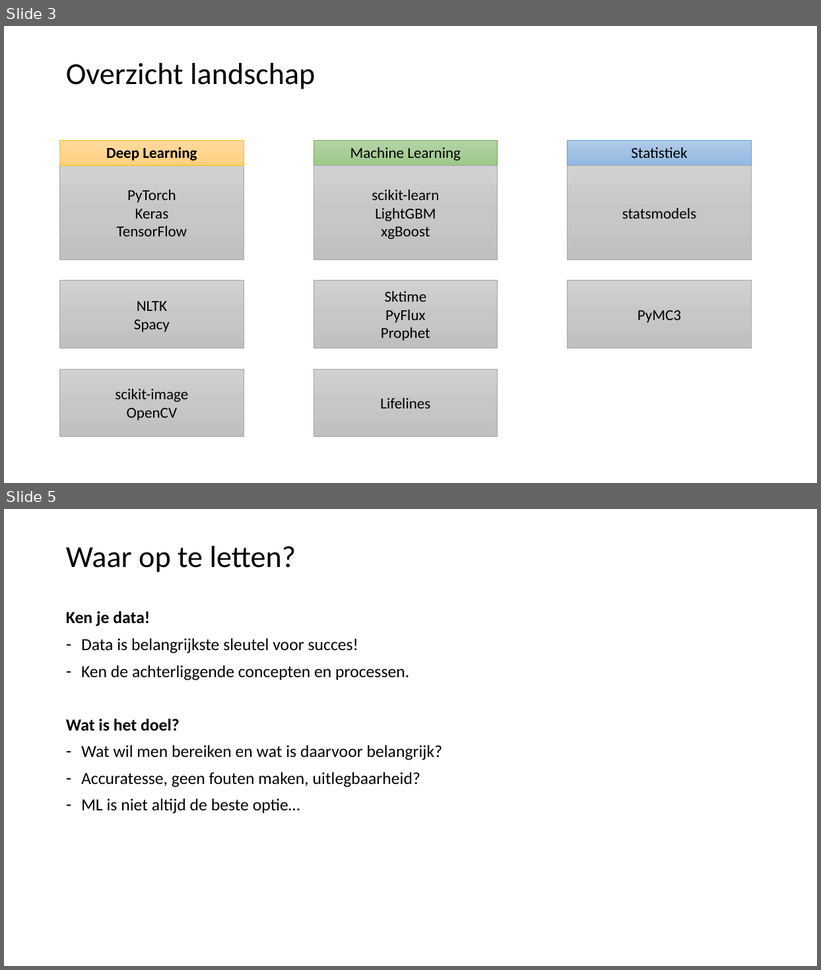
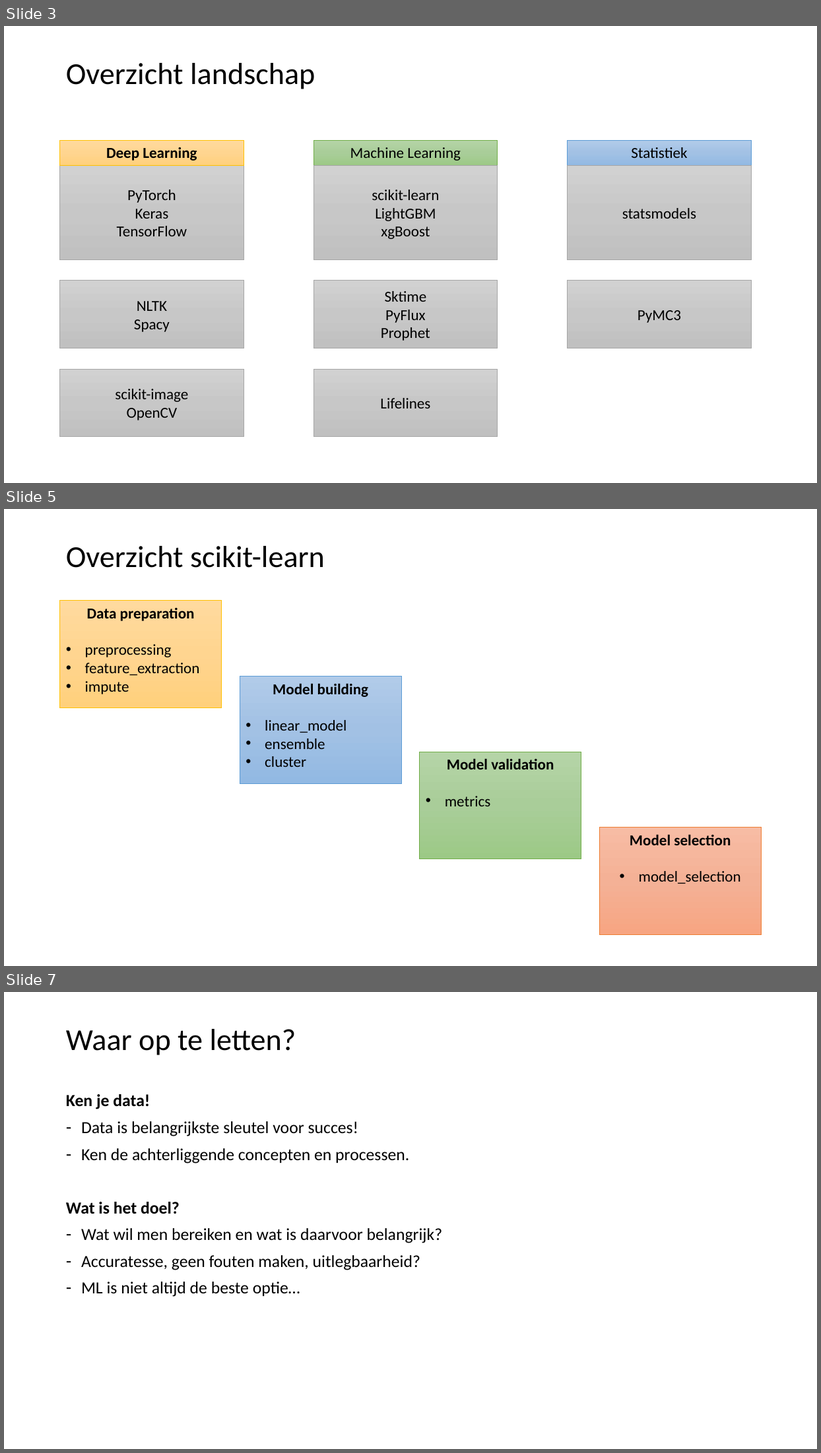
Before and after one commit to LFKoning/knowledge-sharing, a slide deck: python_trainees/4_scikit_learn/python_traineeship_4.pptx. Shown one above the other, each under a label of ours: slides 3 and 5 before the commit, slides 3, 5 and 7 after it; the slides between them are not shown. The pictures are 821x970 and 821x1453 pixels, drawn with LibreOffice and Linux fonts; fonts in the diff are those of the drawing. Boxes give left, top, right and bottom in pixels: in the first picture for what was removed or moved away, otherwise in the second. Text is boxed around its words. In the diff, an @@ line names an element or a change of style, - is before the commit and + after.

```diff
--- a/python_trainees/4_scikit_learn/python_traineeship_4.pptx
+++ b/python_trainees/4_scikit_learn/python_traineeship_4.pptx
@@ slide 5 added at <box>4,509,817,966</box>, background #FFFFFF @@
@@ title added at <box>66,546,325,568</box>, 36 pt, text #000000 @@
+Overzicht scikit-learn
@@ rectangle added at <box>60,601,222,708</box>, fill gradient #FFDB9E to #FFD590 to #FFD07C, outline #FFC000 0.5 pt, 18 pt, text #000000 @@
+Data preparation
+• preprocessing
+• feature_extraction
+• impute
@@ rectangle added at <box>240,676,402,784</box>, fill gradient #B1CBE9 to #A3C1E5 to #93B9E4, outline #5B9BD5 0.5 pt, 18 pt, text #000000 @@
+Model building
+• linear_model
+• ensemble
+• cluster
@@ rectangle added at <box>420,752,582,859</box>, fill gradient #B5D5A7 to #AACE9A to #9CC987, outline #70AD47 0.5 pt, 18 pt, text #000000, bold @@
+Model validation
+• metrics
@@ rectangle added at <box>600,827,762,935</box>, fill gradient #F7BDA5 to #F5B196 to #F8A582, outline #ED7D31 0.5 pt, 18 pt, text #000000 @@
+Model selection
+• model_selection
@@ what was slide 5 is now slide 7 @@
```
Also in this commit, not shown: 2 other slides added, 1 slide removed, 43 other files.
